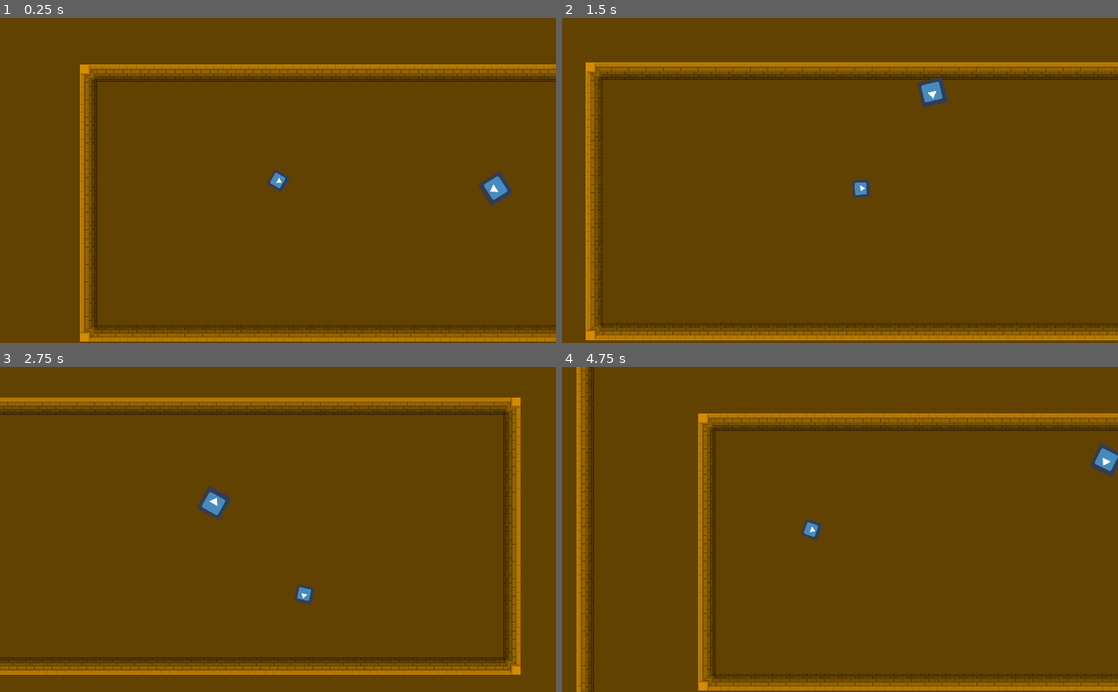
Above: before the commit, frames 1-4 (two rows, left to right).
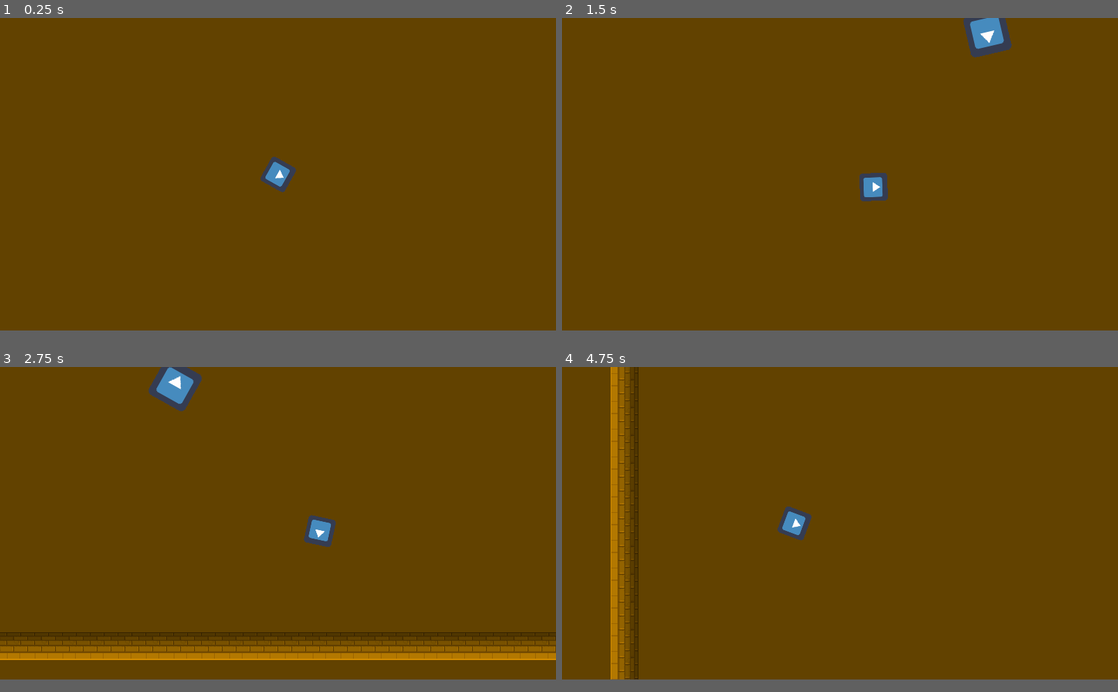
Above: after the commit, the same moments.

Repository: kinge880/GameJam
Game: Godot game, scene res://Word.tscn
Two runs of this game, one before a commit and one after it. Both use one fixed random seed, a clock stepped at 60 frames per second and the inputs below. The engine's default icon, where the game draws it, is replaced by a stand-in: a white triangle on a blue panel in a dark square.
Inputs (mouse positions are in pixels of both pictures, inside the frame that each line leads up to):
- Up to frame 1 (0.25 s): no input
- Up to frame 2 (1.5 s): move the mouse to (962, 164) at 0.52 s; hold D (ui_right) 0.53-1.28 s; hold Space (atk) 0.53-1.28 s; move the mouse to (728, 196) at 1.27 s; hold S (ui_down) from 1.28 s (still down); tap Space (atk) at 1.35 s
- Up to frame 3 (2.75 s): move the mouse to (333, 458) at 2.02 s; release S (ui_down) at 2.03 s; hold D (ui_right) from 2.03 s (still down); hold Space (atk) from 2.03 s (still down)
- Up to frame 4 (4.75 s): move the mouse to (812, 594) at 2.77 s; release D (ui_right) at 2.78 s; release Space (atk) at 2.78 s; hold W (ui_up) 2.78-3.53 s; tap Space (atk) at 2.85, 4.35 s; move the mouse to (1006, 578) at 3.52 s; hold Space (atk) 3.53-4.28 s; hold A (ui_left) from 3.53 s (still down); move the mouse to (673, 480) at 4.27 s
In our replay, the window is 800x468 before the commit and 800x450 after it. These sizes can differ from the game's own. Grey fills any space a smaller window leaves; there, only what the larger window draws over its background counts as a difference.

The runs differ from the first frame. In frame 1, 7.5% of the frame differs, in the area x 0-100%, y 14-100%; in frame 2, 8.7%; in frame 3, 12%, in the area x 0-100%, y 0-95%; in frame 4, 11%.

Commit message:
Resolução do jogo.

Diff:
--- a/Script/Enemy.gd
+++ b/Script/Enemy.gd
@@ -15,6 +15,9 @@
 signal kill
 onready var path = get_node("../")
 var state = 2
+
+export var acc = 0.1
+export var dec = 0.05
 
 func _ready():
 	add_to_group("enemy")
--- a/project.godot
+++ b/project.godot
@@ -21,6 +21,10 @@
 
 [display]
 
+window/size/width=640
+window/size/height=360
+window/size/test_width=1280
+window/size/test_height=720
 window/stretch/mode="2d"
 window/stretch/aspect="keep"
 
